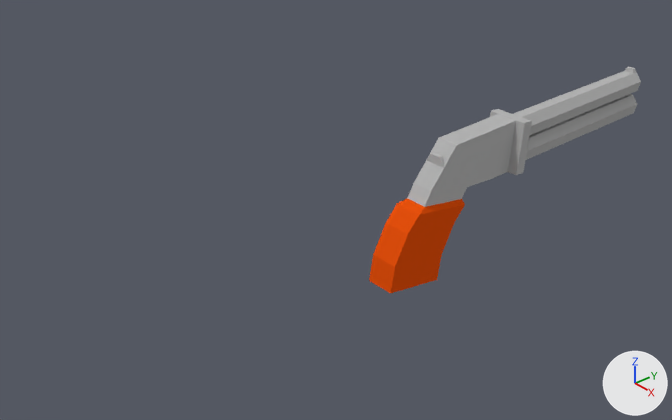
An edit to the Blender file Assets/Models/revolver.blend, drawn before and after from the same camera.
Both versions are drawn from a 50 mm camera at (0.626, -0.639, 0.56) aimed at (-0.051, -0.05, 0.083). The lights are fixed; the arrows at lower right show +X, +Y and +Z.
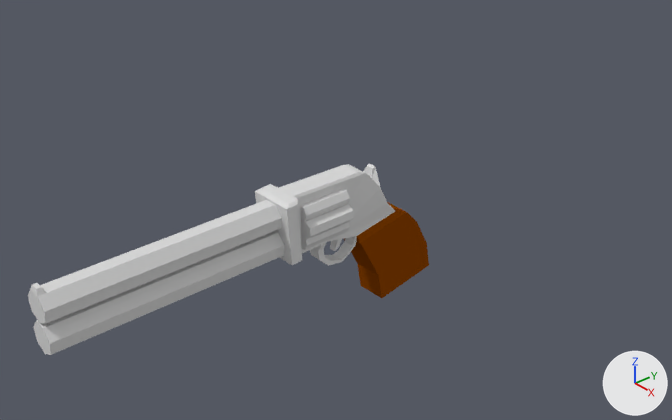
Location of each change, (x1, y1, x2, y2) in pixels of the pictures (672 x 420 px; the box of a moved part takes in the faces that stretch with it):
'Plane', recoloured, reshaped (47% wider, 15% shorter)
    before: (369, 67, 641, 293)
    after: (28, 164, 429, 355)
part 1 of me_plane, added
    after: (301, 222, 350, 250)
part 2 of me_plane, added
    after: (301, 204, 354, 239)
part 3 of me_plane, added
    after: (301, 189, 350, 222)
part 4 of me_plane, moved or reshaped
    before: (526, 94, 637, 160)
    after: (33, 231, 285, 355)
part 5 of me_plane, moved or reshaped
    before: (514, 67, 641, 135)
    after: (28, 200, 282, 324)
part 6 of me_plane, added
    after: (255, 164, 429, 298)
part 7 of me_plane, deleted
    before: (369, 109, 532, 293)

What the commit changed:
Material 'RevolverMaterial' (mat_revolvermaterial) changes colour from grey #b5b5b5 to light grey #dadada; in linear values from (0.462, 0.462, 0.462) to (0.701, 0.701, 0.701).
Material 'RevolverHandleMaterial' (mat_revolverhandlematerial) changes colour from orange #e7510d to brown #8b4300; in linear values from (0.8, 0.0817, 0.00414) to (0.26, 0.056, 0.0).
me_plane is used by ob_plane; location (0.0, 0.0, 0.0).
me_plane had 99 vertices, 81 faces and spanned x -0.017..0.032, y -0.037..0.409, z -0.007..0.156.
me_plane now has 282 vertices, 221 faces and spans x -0.036..0.021, y -0.409..0.037, z -0.007..0.157.
me_plane part 1: a new loose piece, a 7-sided cylinder along y spanning x -0.003..0.015, y -0.145..-0.089, z 0.096..0.115, in mat_revolvermaterial (light grey #dadada).
me_plane part 2: a new loose piece, a 7-sided cylinder along y spanning x 0.003..0.021, y -0.145..-0.089, z 0.111..0.129, in mat_revolvermaterial (light grey #dadada).
me_plane part 3: a new loose piece, a 7-sided cylinder along y spanning x -0.003..0.015, y -0.145..-0.089, z 0.126..0.145, in mat_revolvermaterial (light grey #dadada).
me_plane part 4: the loose piece of 14 vertices spanning x -0.008..0.022, y 0.161..0.409, z 0.09..0.12 is turned -180 degrees about the z axis through the mesh origin.
me_plane part 5: the loose piece of 25 vertices spanning x -0.008..0.022, y 0.165..0.409, z 0.121..0.156 is turned -180 degrees about the z axis through the mesh origin.
me_plane part 6: a new loose piece of 131 vertices spanning x -0.032..0.017, y -0.17..0.037, z -0.007..0.157.
Part 7, on me_plane:
60 vertices are removed from x -0.017..0.032, y -0.037..0.172, z -0.007..0.154.
54 faces are deleted.
